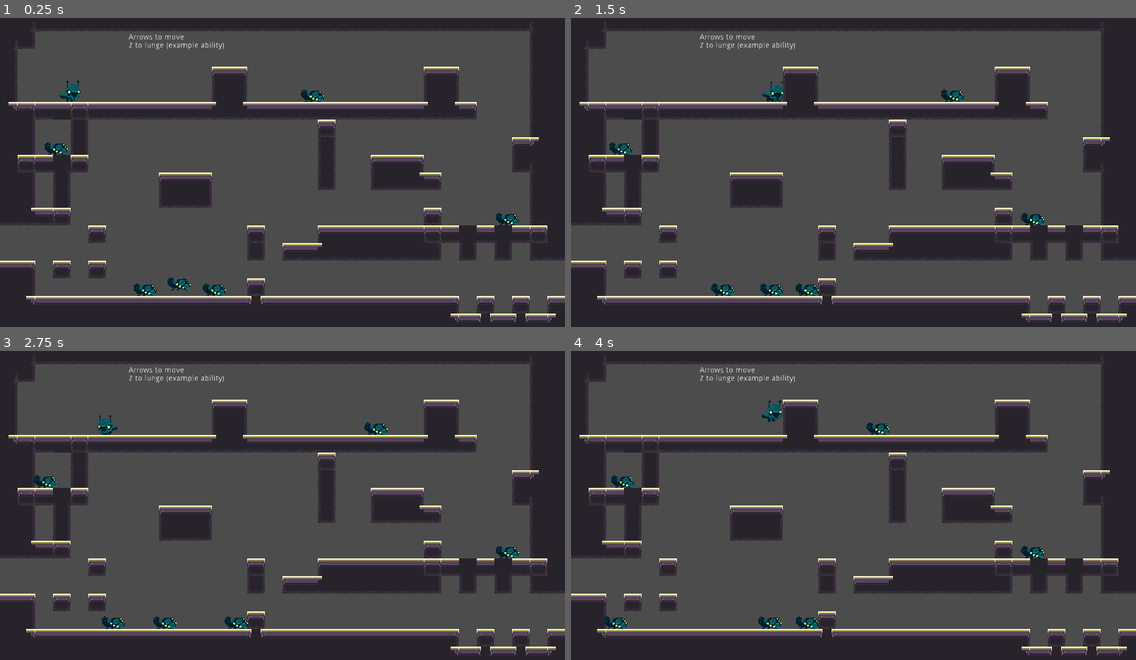
Above: before the commit, frames 1-4 (two rows, left to right).
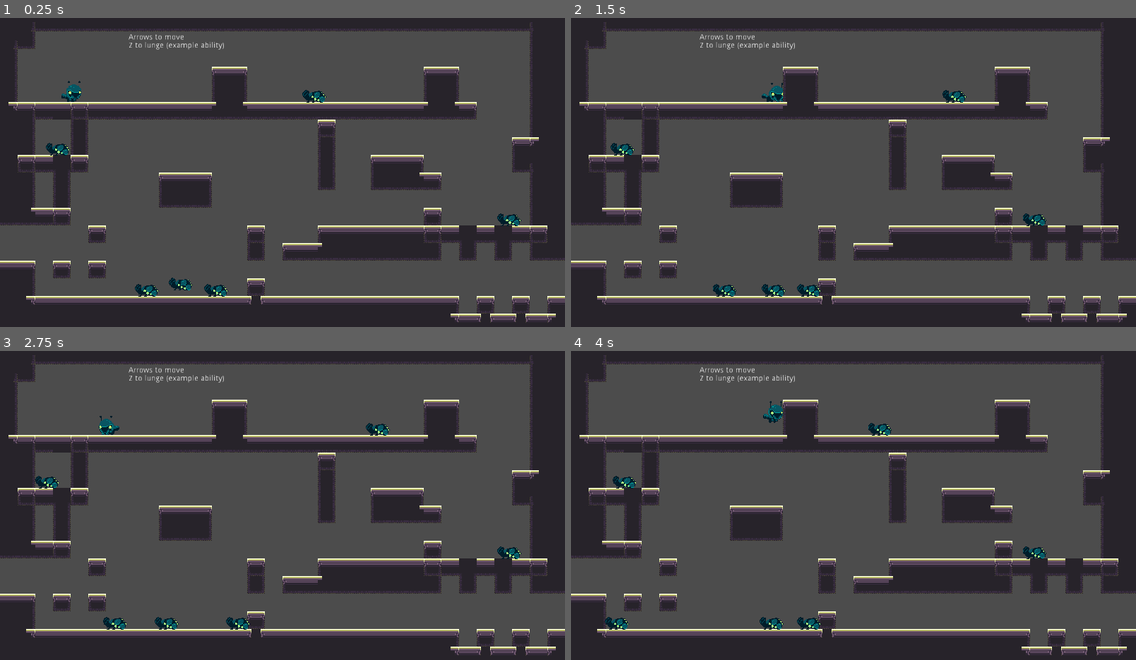
Above: after the commit, the same moments.

Repository: aveswoods/game-off-2021
Game: Godot game, scene res://creatures/test_scene2.tscn
Same seed, same stepped clock (60 frames per second), same inputs: the game is played once before the commit and once after it. The project has no main scene, so this scene is started directly. Sound files missing from this copy of the repository are replaced by a short silence.
Inputs:
- Up to frame 1 (0.25 s): no input
- Up to frame 2 (1.5 s): hold Right (ui_right) from 0.53 s (still down); tap Z (ui_accept) at 0.77 s
- Up to frame 3 (2.75 s): tap Z (ui_accept) at 1.52 s; release Right (ui_right) at 2.03 s; hold Left (ui_left) from 2.03 s (still down)
- Up to frame 4 (4 s): release Left (ui_left) at 2.78 s; hold Right (ui_right) from 2.78 s (still down); tap Z (ui_accept) at 3.02, 3.77 s

The runs differ from the first frame. In frame 1, 0.6% of the frame differs, in the area x 7-93%, y 20-91%; in frame 2, 0.6%; in frame 3, 0.6%, in the area x 5-93%, y 20-91%; in frame 4, 0.6%.

Commit message:
Switched sprite animation from AnimatedSprite to AnimationPlayer

Diff:
--- a/Scenes/Tilemaps/TileMap_Floor.tres
+++ b/Scenes/Tilemaps/TileMap_Floor.tres
@@ -1,6 +1,6 @@
 [gd_resource type="TileSet" load_steps=36 format=2]
 
-[ext_resource path="res://scenes/tilemaps/tileset_floor.png" type="Texture" id=1]
+[ext_resource path="res://Scenes/Tilemaps/tileset_floor.png" type="Texture" id=1]
 
 [sub_resource type="ConvexPolygonShape2D" id=1]
 points = PoolVector2Array( 0, 0, 32, 0, 32, 32, 0, 32 )
--- a/Scenes/Tilemaps/TileMap_Floor.tscn
+++ b/Scenes/Tilemaps/TileMap_Floor.tscn
@@ -1,341 +1,9 @@
-[gd_scene load_steps=37 format=2]
+[gd_scene load_steps=2 format=2]
 
-[ext_resource path="res://Scenes/Tilemaps/tileset_floor.png" type="Texture" id=1]
-
-[sub_resource type="ConvexPolygonShape2D" id=2]
-points = PoolVector2Array( 0, 0, 32, 0, 32, 32, 0, 32 )
-
-[sub_resource type="ConvexPolygonShape2D" id=3]
-points = PoolVector2Array( 0, 0, 32, 0, 32, 32, 0, 32 )
-
-[sub_resource type="ConvexPolygonShape2D" id=4]
-points = PoolVector2Array( 0, 0, 32, 0, 32, 32, 0, 32 )
-
-[sub_resource type="ConvexPolygonShape2D" id=5]
-points = PoolVector2Array( 0, 0, 32, 0, 32, 32, 0, 32 )
-
-[sub_resource type="ConvexPolygonShape2D" id=6]
-points = PoolVector2Array( 0, 0, 32, 0, 32, 32, 0, 32 )
-
-[sub_resource type="ConvexPolygonShape2D" id=7]
-points = PoolVector2Array( 0, 0, 32, 0, 32, 32, 0, 32 )
-
-[sub_resource type="ConvexPolygonShape2D" id=8]
-points = PoolVector2Array( 0, 0, 32, 0, 32, 32, 0, 32 )
-
-[sub_resource type="ConvexPolygonShape2D" id=9]
-points = PoolVector2Array( 0, 0, 32, 0, 32, 32, 0, 32 )
-
-[sub_resource type="ConvexPolygonShape2D" id=10]
-points = PoolVector2Array( 0, 0, 32, 0, 32, 32, 0, 32 )
-
-[sub_resource type="ConvexPolygonShape2D" id=11]
-points = PoolVector2Array( 0, 0, 32, 0, 32, 32, 0, 32 )
-
-[sub_resource type="ConvexPolygonShape2D" id=12]
-points = PoolVector2Array( 0, 0, 32, 0, 32, 32, 0, 32 )
-
-[sub_resource type="ConvexPolygonShape2D" id=13]
-points = PoolVector2Array( 0, 0, 32, 0, 32, 32, 0, 32 )
-
-[sub_resource type="ConvexPolygonShape2D" id=14]
-points = PoolVector2Array( 0, 0, 32, 0, 32, 32, 0, 32 )
-
-[sub_resource type="ConvexPolygonShape2D" id=15]
-points = PoolVector2Array( 0, 0, 32, 0, 32, 32, 0, 32 )
-
-[sub_resource type="ConvexPolygonShape2D" id=16]
-points = PoolVector2Array( 0, 0, 32, 0, 32, 32, 0, 32 )
-
-[sub_resource type="ConvexPolygonShape2D" id=17]
-points = PoolVector2Array( 0, 0, 32, 0, 32, 32, 0, 32 )
-
-[sub_resource type="ConvexPolygonShape2D" id=18]
-points = PoolVector2Array( 0, 0, 32, 0, 32, 32, 0, 32 )
-
-[sub_resource type="ConvexPolygonShape2D" id=19]
-points = PoolVector2Array( 0, 0, 32, 0, 32, 32, 0, 32 )
-
-[sub_resource type="ConvexPolygonShape2D" id=20]
-points = PoolVector2Array( 0, 0, 32, 0, 32, 32, 0, 32 )
-
-[sub_resource type="ConvexPolygonShape2D" id=21]
-points = PoolVector2Array( 0, 0, 32, 0, 32, 32, 0, 32 )
-
-[sub_resource type="ConvexPolygonShape2D" id=22]
-points = PoolVector2Array( 0, 0, 32, 0, 32, 32, 0, 32 )
-
-[sub_resource type="ConvexPolygonShape2D" id=23]
-points = PoolVector2Array( 0, 0, 32, 0, 32, 32, 0, 32 )
-
-[sub_resource type="ConvexPolygonShape2D" id=24]
-points = PoolVector2Array( 0, 0, 32, 0, 32, 32, 0, 32 )
-
-[sub_resource type="ConvexPolygonShape2D" id=25]
-points = PoolVector2Array( 0, 0, 32, 0, 32, 32, 0, 32 )
-
-[sub_resource type="ConvexPolygonShape2D" id=26]
-points = PoolVector2Array( 0, 0, 32, 0, 32, 32, 0, 32 )
-
-[sub_resource type="ConvexPolygonShape2D" id=27]
-points = PoolVector2Array( 0, 0, 32, 0, 32, 32, 0, 32 )
-
-[sub_resource type="ConvexPolygonShape2D" id=28]
-points = PoolVector2Array( 0, 0, 32, 0, 32, 32, 0, 32 )
-
-[sub_resource type="ConvexPolygonShape2D" id=29]
-points = PoolVector2Array( 0, 0, 32, 0, 32, 32, 0, 32 )
-
-[sub_resource type="ConvexPolygonShape2D" id=30]
-points = PoolVector2Array( 0, 0, 32, 0, 32, 32, 0, 32 )
-
-[sub_resource type="ConvexPolygonShape2D" id=31]
-points = PoolVector2Array( 0, 0, 32, 0, 32, 32, 0, 32 )
-
-[sub_resource type="ConvexPolygonShape2D" id=32]
-points = PoolVector2Array( 0, 0, 32, 0, 32, 32, 0, 32 )
-
-[sub_resource type="ConvexPolygonShape2D" id=33]
-points = PoolVector2Array( 0, 0, 32, 0, 32, 32, 0, 32 )
-
-[sub_resource type="ConvexPolygonShape2D" id=34]
-points = PoolVector2Array( 0, 0, 32, 0, 32, 32, 0, 32 )
-
-[sub_resource type="ConvexPolygonShape2D" id=35]
-points = PoolVector2Array( 0, 0, 32, 0, 32, 32, 0, 32 )
-
-[sub_resource type="TileSet" id=1]
-0/name = "tileset_floor.png 0"
-0/texture = ExtResource( 1 )
-0/tex_offset = Vector2( 0, 0 )
-0/modulate = Color( 1, 1, 1, 1 )
-0/region = Rect2( 0, 0, 256, 192 )
-0/tile_mode = 1
-0/autotile/bitmask_mode = 1
-0/autotile/bitmask_flags = [ Vector2( 0, 0 ), 432, Vector2( 0, 1 ), 438, Vector2( 0, 2 ), 54, Vector2( 0, 3 ), 48, Vector2( 0, 4 ), 58, Vector2( 0, 5 ), 52, Vector2( 1, 0 ), 504, Vector2( 1, 1 ), 511, Vector2( 1, 2 ), 63, Vector2( 1, 3 ), 56, Vector2( 1, 4 ), 464, Vector2( 1, 5 ), 506, Vector2( 2, 0 ), 216, Vector2( 2, 1 ), 219, Vector2( 2, 2 ), 27, Vector2( 2, 3 ), 24, Vector2( 2, 5 ), 25, Vector2( 3, 0 ), 128, Vector2( 3, 1 ), 146, Vector2( 3, 2 ), 18, Vector2( 3, 3 ), 16, Vector2( 4, 0 ), 255, Vector2( 4, 1 ), 507, Vector2( 4, 2 ), 304, Vector2( 4, 3 ), 304, Vector2( 5, 0 ), 447, Vector2( 5, 1 ), 510, Vector2( 5, 2 ), 184, Vector2( 5, 3 ), 184, Vector2( 6, 0 ), 59, Vector2( 6, 2 ), 88, Vector2( 6, 3 ), 88, Vector2( 7, 0 ), 62, Vector2( 7, 3 ), 23 ]
-0/autotile/icon_coordinate = Vector2( 3, 3 )
-0/autotile/tile_size = Vector2( 32, 32 )
-0/autotile/spacing = 0
-0/autotile/occluder_map = [  ]
-0/autotile/navpoly_map = [  ]
-0/autotile/priority_map = [  ]
-0/autotile/z_index_map = [  ]
-0/occluder_offset = Vector2( 0, 0 )
-0/navigation_offset = Vector2( 0, 0 )
-0/shape_offset = Vector2( 0, 0 )
-0/shape_transform = Transform2D( 1, 0, 0, 1, 0, 0 )
-0/shape = SubResource( 2 )
-0/shape_one_way = false
-0/shape_one_way_margin = 1.0
-0/shapes = [ {
-"autotile_coord": Vector2( 0, 0 ),
-"one_way": false,
-"one_way_margin": 1.0,
-"shape": SubResource( 2 ),
-"shape_transform": Transform2D( 1, 0, 0, 1, 0, 0 )
-}, {
-"autotile_coord": Vector2( 3, 1 ),
-"one_way": false,
-"one_way_margin": 1.0,
-"shape": SubResource( 3 ),
-"shape_transform": Transform2D( 1, 0, 0, 1, 0, 0 )
-}, {
-"autotile_coord": Vector2( 2, 1 ),
-"one_way": false,
-"one_way_margin": 1.0,
-"shape": SubResource( 4 ),
-"shape_transform": Transform2D( 1, 0, 0, 1, 0, 0 )
-}, {
-"autotile_coord": Vector2( 1, 1 ),
-"one_way": false,
-"one_way_margin": 1.0,
-"shape": SubResource( 5 ),
-"shape_transform": Transform2D( 1, 0, 0, 1, 0, 0 )
-}, {
-"autotile_coord": Vector2( 0, 1 ),
-"one_way": false,
-"one_way_margin": 1.0,
-"shape": SubResource( 6 ),
-"shape_transform": Transform2D( 1, 0, 0, 1, 0, 0 )
-}, {
-"autotile_coord": Vector2( 2, 0 ),
-"one_way": false,
-"one_way_margin": 1.0,
-"shape": SubResource( 7 ),
-"shape_transform": Transform2D( 1, 0, 0, 1, 0, 0 )
-}, {
-"autotile_coord": Vector2( 1, 0 ),
-"one_way": false,
-"one_way_margin": 1.0,
-"shape": SubResource( 8 ),
-"shape_transform": Transform2D( 1, 0, 0, 1, 0, 0 )
-}, {
-"autotile_coord": Vector2( 3, 0 ),
-"one_way": false,
-"one_way_margin": 1.0,
-"shape": SubResource( 9 ),
-"shape_transform": Transform2D( 1, 0, 0, 1, 0, 0 )
-}, {
-"autotile_coord": Vector2( 3, 2 ),
-"one_way": false,
-"one_way_margin": 1.0,
-"shape": SubResource( 10 ),
-"shape_transform": Transform2D( 1, 0, 0, 1, 0, 0 )
-}, {
-"autotile_coord": Vector2( 2, 2 ),
-"one_way": false,
-"one_way_margin": 1.0,
-"shape": SubResource( 11 ),
-"shape_transform": Transform2D( 1, 0, 0, 1, 0, 0 )
-}, {
-"autotile_coord": Vector2( 1, 2 ),
-"one_way": false,
-"one_way_margin": 1.0,
-"shape": SubResource( 12 ),
-"shape_transform": Transform2D( 1, 0, 0, 1, 0, 0 )
-}, {
-"autotile_coord": Vector2( 0, 2 ),
-"one_way": false,
-"one_way_margin": 1.0,
-"shape": SubResource( 13 ),
-"shape_transform": Transform2D( 1, 0, 0, 1, 0, 0 )
-}, {
-"autotile_coord": Vector2( 0, 3 ),
-"one_way": false,
-"one_way_margin": 1.0,
-"shape": SubResource( 14 ),
-"shape_transform": Transform2D( 1, 0, 0, 1, 0, 0 )
-}, {
-"autotile_coord": Vector2( 1, 3 ),
-"one_way": false,
-"one_way_margin": 1.0,
-"shape": SubResource( 15 ),
-"shape_transform": Transform2D( 1, 0, 0, 1, 0, 0 )
-}, {
-"autotile_coord": Vector2( 2, 3 ),
-"one_way": false,
-"one_way_margin": 1.0,
-"shape": SubResource( 16 ),
-"shape_transform": Transform2D( 1, 0, 0, 1, 0, 0 )
-}, {
-"autotile_coord": Vector2( 3, 3 ),
-"one_way": false,
-"one_way_margin": 1.0,
-"shape": SubResource( 17 ),
-"shape_transform": Transform2D( 1, 0, 0, 1, 0, 0 )
-}, {
-"autotile_coord": Vector2( 4, 3 ),
-"one_way": false,
-"one_way_margin": 1.0,
-"shape": SubResource( 18 ),
-"shape_transform": Transform2D( 1, 0, 0, 1, 0, 0 )
-}, {
-"autotile_coord": Vector2( 5, 3 ),
-"one_way": false,
-"one_way_margin": 1.0,
-"shape": SubResource( 19 ),
-"shape_transform": Transform2D( 1, 0, 0, 1, 0, 0 )
-}, {
-"autotile_coord": Vector2( 6, 3 ),
-"one_way": false,
-"one_way_margin": 1.0,
-"shape": SubResource( 20 ),
-"shape_transform": Transform2D( 1, 0, 0, 1, 0, 0 )
-}, {
-"autotile_coord": Vector2( 6, 2 ),
-"one_way": false,
-"one_way_margin": 1.0,
-"shape": SubResource( 21 ),
-"shape_transform": Transform2D( 1, 0, 0, 1, 0, 0 )
-}, {
-"autotile_coord": Vector2( 5, 2 ),
-"one_way": false,
-"one_way_margin": 1.0,
-"shape": SubResource( 22 ),
-"shape_transform": Transform2D( 1, 0, 0, 1, 0, 0 )
-}, {
-"autotile_coord": Vector2( 4, 2 ),
-"one_way": false,
-"one_way_margin": 1.0,
-"shape": SubResource( 23 ),
-"shape_transform": Transform2D( 1, 0, 0, 1, 0, 0 )
-}, {
-"autotile_coord": Vector2( 4, 1 ),
-"one_way": false,
-"one_way_margin": 1.0,
-"shape": SubResource( 24 ),
-"shape_transform": Transform2D( 1, 0, 0, 1, 0, 0 )
-}, {
-"autotile_coord": Vector2( 4, 0 ),
-"one_way": false,
-"one_way_margin": 1.0,
-"shape": SubResource( 25 ),
-"shape_transform": Transform2D( 1, 0, 0, 1, 0, 0 )
-}, {
-"autotile_coord": Vector2( 5, 0 ),
-"one_way": false,
-"one_way_margin": 1.0,
-"shape": SubResource( 26 ),
-"shape_transform": Transform2D( 1, 0, 0, 1, 0, 0 )
-}, {
-"autotile_coord": Vector2( 5, 1 ),
-"one_way": false,
-"one_way_margin": 1.0,
-"shape": SubResource( 27 ),
-"shape_transform": Transform2D( 1, 0, 0, 1, 0, 0 )
-}, {
-"autotile_coord": Vector2( 6, 0 ),
-"one_way": false,
-"one_way_margin": 1.0,
-"shape": SubResource( 28 ),
-"shape_transform": Transform2D( 1, 0, 0, 1, 0, 0 )
-}, {
-"autotile_coord": Vector2( 7, 0 ),
-"one_way": false,
-"one_way_margin": 1.0,
-"shape": SubResource( 29 ),
-"shape_transform": Transform2D( 1, 0, 0, 1, 0, 0 )
-}, {
-"autotile_coord": Vector2( 7, 3 ),
-"one_way": false,
-"one_way_margin": 1.0,
-"shape": SubResource( 30 ),
-"shape_transform": Transform2D( 1, 0, 0, 1, 0, 0 )
-}, {
-"autotile_coord": Vector2( 0, 4 ),
-"one_way": false,
-"one_way_margin": 1.0,
-"shape": SubResource( 31 ),
-"shape_transform": Transform2D( 1, 0, 0, 1, 0, 0 )
-}, {
-"autotile_coord": Vector2( 1, 4 ),
-"one_way": false,
-"one_way_margin": 1.0,
-"shape": SubResource( 32 ),
-"shape_transform": Transform2D( 1, 0, 0, 1, 0, 0 )
-}, {
-"autotile_coord": Vector2( 1, 5 ),
-"one_way": false,
-"one_way_margin": 1.0,
-"shape": SubResource( 33 ),
-"shape_transform": Transform2D( 1, 0, 0, 1, 0, 0 )
-}, {
-"autotile_coord": Vector2( 0, 5 ),
-"one_way": false,
-"one_way_margin": 1.0,
-"shape": SubResource( 34 ),
-"shape_transform": Transform2D( 1, 0, 0, 1, 0, 0 )
-}, {
-"autotile_coord": Vector2( 2, 5 ),
-"one_way": false,
-"one_way_margin": 1.0,
-"shape": SubResource( 35 ),
-"shape_transform": Transform2D( 1, 0, 0, 1, 0, 0 )
-} ]
-0/z_index = 0
+[ext_resource path="res://Scenes/Tilemaps/TileMap_Floor.tres" type="TileSet" id=1]
 
 [node name="TileMap_Floor" type="TileMap"]
-tile_set = SubResource( 1 )
+tile_set = ExtResource( 1 )
 cell_size = Vector2( 32, 32 )
 format = 1
 tile_data = PoolIntArray( 131071, 0, 0, 65536, 0, 2, 65538, 0, 0, 65539, 0, 2, 65542, 0, 0, 65543, 0, 2, 65547, 0, 1966 …(831 unchanged characters)…
--- a/creatures/CreatureSprite.gd
+++ b/creatures/CreatureSprite.gd
@@ -1,12 +1,12 @@
-extends AnimatedSprite
+extends Sprite
 
 class_name CreatureSprite
 
-func flip_h(is_flipped):
-	if is_flipped:
-		scale = Vector2(-1, 1)
+func flip_h(flipped):
+	if flipped:
+		scale.x = -1
 	else:
-		scale = Vector2(1, 1)
+		scale.x = 1
 
 func animate_take_damage():
 	pass
--- a/creatures/enemies/test/TestEnemy.tscn
+++ b/creatures/enemies/test/TestEnemy.tscn
@@ -1,19 +1,11 @@
-[gd_scene load_steps=8 format=2]
+[gd_scene load_steps=7 format=2]
 
 [ext_resource path="res://creatures/enemies/test/test-idle.png" type="Texture" id=1]
 [ext_resource path="res://creatures/CreatureSprite.gd" type="Script" id=2]
 [ext_resource path="res://creatures/enemies/EnemyHitbox.gd" type="Script" id=3]
 [ext_resource path="res://creatures/enemies/test/TestEnemy.gd" type="Script" id=4]
 
-[sub_resource type="SpriteFrames" id=1]
-animations = [ {
-"frames": [ ExtResource( 1 ) ],
-"loop": true,
-"name": "default",
-"speed": 5.0
-} ]
-
-[sub_resource type="CapsuleShape2D" id=3]
+[sub_resource type="CapsuleShape2D" id=1]
 height = 16.0
 
 [sub_resource type="CapsuleShape2D" id=2]
@@ -23,15 +15,15 @@
 [node name="TestEnemy" type="KinematicBody2D"]
 script = ExtResource( 4 )
 
-[node name="CreatureSprite" type="AnimatedSprite" parent="."]
-position = Vector2( -3, -10 )
-frames = SubResource( 1 )
+[node name="CreatureSprite" type="Sprite" parent="."]
+position = Vector2( 0, -9 )
+texture = ExtResource( 1 )
 script = ExtResource( 2 )
 
 [node name="CollisionShape2D" type="CollisionShape2D" parent="."]
 position = Vector2( 0, 1 )
 rotation = 1.5708
-shape = SubResource( 3 )
+shape = SubResource( 1 )
 
 [node name="EnemyHitbox" type="Area2D" parent="."]
 monitorable = false
--- a/creatures/player/Player.gd
+++ b/creatures/player/Player.gd
@@ -6,20 +6,22 @@
 # Scene variables
 onready var _sprite = $CreatureSprite
 onready var _invincibility_timer = $InvincibilityTimer
+onready var _animation_player = $AnimationPlayer
 
 # Game variables
 var hp = 0
 var action1_script = null
 var action2_script = null
 var input_disabled = false
+var _is_facing_left = false
 
 # Physics variables
-const _gravity = 30 # px / sec^2
-const _jump_impulse = -640 # px / sec
 const _wall_bounce_impulse = 20
-const _move_speed = 240 # px / sec
-const _friction = 0.15
-const _acceleration = 0.2
+var gravity = 30 # px / sec^2
+var jump_impulse = -640 # px / sec
+var move_speed = 240 # px / sec
+var friction = 0.15
+var acceleration = 0.2
 var velocity = Vector2.ZERO
 var invincible = false
 var _is_on_floor = false
@@ -40,18 +42,19 @@
 
 
 func is_facing_left():
-	return _sprite.scale.x == -1
+	return _is_facing_left
 
 func is_on_floor():
 	return _is_on_floor
 
 
 func _ready():
-	_sprite.play()
+	_animation_player.play("idle")
 
 
 # TODO:
 # Handle directional input and weapon additional input at the same time
+# Current solution is disabling input
 func _physics_process(delta):
 	# Detect horizontal input
 	var direction = 0
@@ -62,27 +65,30 @@
 
 	# Interpolate based on horizontal input
 	if direction != 0:
-		velocity.x = lerp(direction * _move_speed, velocity.x, _acceleration)
+		velocity.x = lerp(direction * move_speed, velocity.x, acceleration)
 
 		if direction == 1:
 			_sprite.flip_h(false)
+			_is_facing_left = false
 		else:
 			_sprite.flip_h(true)
+			_is_facing_left = true
 
 		if _is_on_floor:
-			_sprite.animation = "run"
+			_animation_player.play("run", 0.25)
 	else:
-		velocity.x = lerp(velocity.x, 0, _friction)
+		velocity.x = lerp(velocity.x, 0, friction)
 
 		if _is_on_floor:
-			_sprite.animation = "default"
+			_animation_player.play("idle")
 
 	# Add gravity
-	velocity.y += _gravity
+	velocity.y += gravity
 
 	# Animate fall
 	if not _is_on_floor and velocity.y > 0:
-		_sprite.animation = "fall"
+		#_sprite.animation = "fall"
+		pass
 
 	# Apply damage impulse
 	if _taking_damage:
@@ -107,17 +113,17 @@
 
 	# Sets _is_on_floor to true if on floor in the NEXT frame
 	# Allows for handling of jump input the same frame that the player lands
-	if not _is_on_floor and test_move(transform, delta * (velocity + Vector2(0, _gravity))):
+	if not _is_on_floor and test_move(transform, delta * (velocity + Vector2(0, gravity))):
 		_is_on_floor = true
 		emit_signal("collided_y")
 
 	# Detect vertical input
 	if _is_on_floor and Input.is_action_just_pressed("ui_up") and not input_disabled:
-		velocity.y = _jump_impulse
+		velocity.y = jump_impulse
 		_is_on_floor = false
 
 		# Animate jump
-		_sprite.animation = "jump"
+		#_sprite.animation = "jump"
 
 	# Detect action input
 	if Input.is_action_just_pressed("ui_accept") and action1_script != null and not input_disabled:
--- a/creatures/player/Player.tscn
+++ b/creatures/player/Player.tscn
@@ -1,49 +1,72 @@
-[gd_scene load_steps=12 format=2]
+[gd_scene load_steps=8 format=2]
 
 [ext_resource path="res://creatures/CreatureSprite.gd" type="Script" id=1]
 [ext_resource path="res://creatures/player/Player.gd" type="Script" id=2]
-[ext_resource path="res://creatures/player/frames/player-run2.png" type="Texture" id=3]
-[ext_resource path="res://creatures/player/frames/player-idle.png" type="Texture" id=4]
-[ext_resource path="res://creatures/player/frames/test-jump.png" type="Texture" id=5]
-[ext_resource path="res://creatures/player/frames/test-fall.png" type="Texture" id=6]
-[ext_resource path="res://creatures/player/frames/player-run4.png" type="Texture" id=7]
-[ext_resource path="res://creatures/player/frames/player-run3.png" type="Texture" id=8]
-[ext_resource path="res://creatures/player/frames/player-run1.png" type="Texture" id=9]
-
-[sub_resource type="SpriteFrames" id=1]
-animations = [ {
-"frames": [ ExtResource( 4 ) ],
-"loop": false,
-"name": "default",
-"speed": 5.0
-}, {
-"frames": [ ExtResource( 9 ), ExtResource( 3 ), ExtResource( 8 ), ExtResource( 7 ) ],
-"loop": true,
-"name": "run",
-"speed": 7.5
-}, {
-"frames": [ ExtResource( 6 ) ],
-"loop": true,
-"name": "fall",
-"speed": 5.0
-}, {
-"frames": [ ExtResource( 5 ) ],
-"loop": true,
-"name": "jump",
-"speed": 5.0
-} ]
+[ext_resource path="res://creatures/player/frames/player-frames.png" type="Texture" id=3]
 
 [sub_resource type="CircleShape2D" id=2]
 radius = 18.0
+
+[sub_resource type="Animation" id=3]
+resource_name = "bite"
+length = 0.5
+loop = true
+tracks/0/type = "value"
+tracks/0/path = NodePath("CreatureSprite:frame")
+tracks/0/interp = 1
+tracks/0/loop_wrap = true
+tracks/0/imported = false
+tracks/0/enabled = true
+tracks/0/keys = {
+"times": PoolRealArray( 0, 0.1, 0.2, 0.3, 0.4, 0.5 ),
+"transitions": PoolRealArray( 1, 1, 1, 1, 1, 1 ),
+"update": 1,
+"values": [ 1, 2, 3, 4, 5, 6 ]
+}
+
+[sub_resource type="Animation" id=4]
+resource_name = "idle"
+loop = true
+tracks/0/type = "value"
+tracks/0/path = NodePath("CreatureSprite:frame")
+tracks/0/interp = 1
+tracks/0/loop_wrap = true
+tracks/0/imported = false
+tracks/0/enabled = true
+tracks/0/keys = {
+"times": PoolRealArray( 0.0396853 ),
+"transitions": PoolRealArray( 1 ),
+"update": 1,
+"values": [ 0 ]
+}
+
+[sub_resource type="Animation" id=5]
+resource_name = "run"
+length = 0.4
+loop = true
+tracks/0/type = "value"
+tracks/0/path = NodePath("CreatureSprite:frame")
+tracks/0/interp = 1
+tracks/0/loop_wrap = true
+tracks/0/imported = false
+tracks/0/enabled = true
+tracks/0/keys = {
+"times": PoolRealArray( 0, 0.1, 0.2, 0.3 ),
+"transitions": PoolRealArray( 1, 1, 1, 1 ),
+"update": 1,
+"values": [ 11, 12, 13, 14 ]
+}
 
 [node name="Player" type="KinematicBody2D" groups=[
 "player",
 ]]
 script = ExtResource( 2 )
 
-[node name="CreatureSprite" type="AnimatedSprite" parent="."]
-position = Vector2( -2, -5 )
-frames = SubResource( 1 )
+[node name="CreatureSprite" type="Sprite" parent="."]
+position = Vector2( 0, -4 )
+texture = ExtResource( 3 )
+hframes = 15
+frame = 14
 script = ExtResource( 1 )
 
 [node name="CollisionShape2D" type="CollisionShape2D" parent="."]
@@ -53,4 +76,9 @@
 wait_time = 0.5
 one_shot = true
 
+[node name="AnimationPlayer" type="AnimationPlayer" parent="."]
+anims/bite = SubResource( 3 )
+anims/idle = SubResource( 4 )
+anims/run = SubResource( 5 )
+
 [connection signal="timeout" from="InvincibilityTimer" to="." method="_on_InvincibilityTimer_timeout"]
--- a/creatures/test_scene.tscn
+++ b/creatures/test_scene.tscn
@@ -1,9 +1,10 @@
 [gd_scene load_steps=5 format=2]
 
 [ext_resource path="res://creatures/player/Player.tscn" type="PackedScene" id=1]
-[ext_resource path="res://scenes/tilemaps/TileMap_Floor.tres" type="TileSet" id=2]
+[ext_resource path="res://Scenes/Tilemaps/TileMap_Floor.tres" type="TileSet" id=2]
 [ext_resource path="res://creatures/enemies/test/TestEnemy.tscn" type="PackedScene" id=3]
 [ext_resource path="res://creatures/test_scene.gd" type="Script" id=4]
+
 
 [node name="Node2D" type="Node2D"]
 script = ExtResource( 4 )
--- a/creatures/test_scene2.tscn
+++ b/creatures/test_scene2.tscn
@@ -1,6 +1,6 @@
 [gd_scene load_steps=5 format=2]
 
-[ext_resource path="res://scenes/tilemaps/TileMap_Floor.tres" type="TileSet" id=1]
+[ext_resource path="res://Scenes/Tilemaps/TileMap_Floor.tres" type="TileSet" id=1]
 [ext_resource path="res://creatures/enemies/test/TestEnemy.tscn" type="PackedScene" id=2]
 [ext_resource path="res://creatures/player/Player.tscn" type="PackedScene" id=3]
 [ext_resource path="res://creatures/test_scene.gd" type="Script" id=4]
--- a/creatures/test_scene3.tscn
+++ b/creatures/test_scene3.tscn
@@ -1,9 +1,10 @@
 [gd_scene load_steps=5 format=2]
 
-[ext_resource path="res://scenes/tilemaps/TileMap_Floor.tres" type="TileSet" id=1]
+[ext_resource path="res://Scenes/Tilemaps/TileMap_Floor.tres" type="TileSet" id=1]
 [ext_resource path="res://creatures/enemies/test/TestEnemy.tscn" type="PackedScene" id=2]
 [ext_resource path="res://creatures/player/Player.tscn" type="PackedScene" id=3]
 [ext_resource path="res://creatures/test_scene.gd" type="Script" id=4]
+
 
 [node name="Node2D" type="Node2D"]
 script = ExtResource( 4 )
--- a/project.godot
+++ b/project.godot
@@ -9,7 +9,7 @@
 config_version=4
 
 _global_script_classes=[ {
-"base": "AnimatedSprite",
+"base": "Sprite",
 "class": "CreatureSprite",
 "language": "GDScript",
 "path": "res://creatures/CreatureSprite.gd"
Binary file added: creatures/player/frames/player-frames.png
Not shown, changed: creatures/player/frames/player-frames.png.import
Binary file removed: creatures/player/frames/player-run1.png
Not shown, removed: creatures/player/frames/player-run1.png.import
Binary file removed: creatures/player/frames/player-run2.png
Not shown, removed: creatures/player/frames/player-run2.png.import
Binary file removed: creatures/player/frames/player-run3.png
Not shown, removed: creatures/player/frames/player-run3.png.import
Binary file removed: creatures/player/frames/player-run4.png
